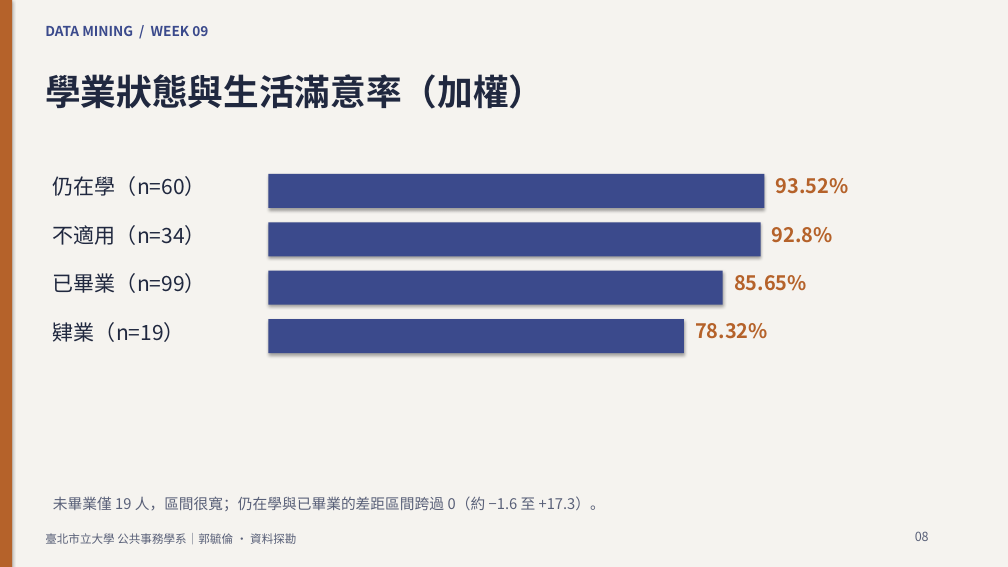
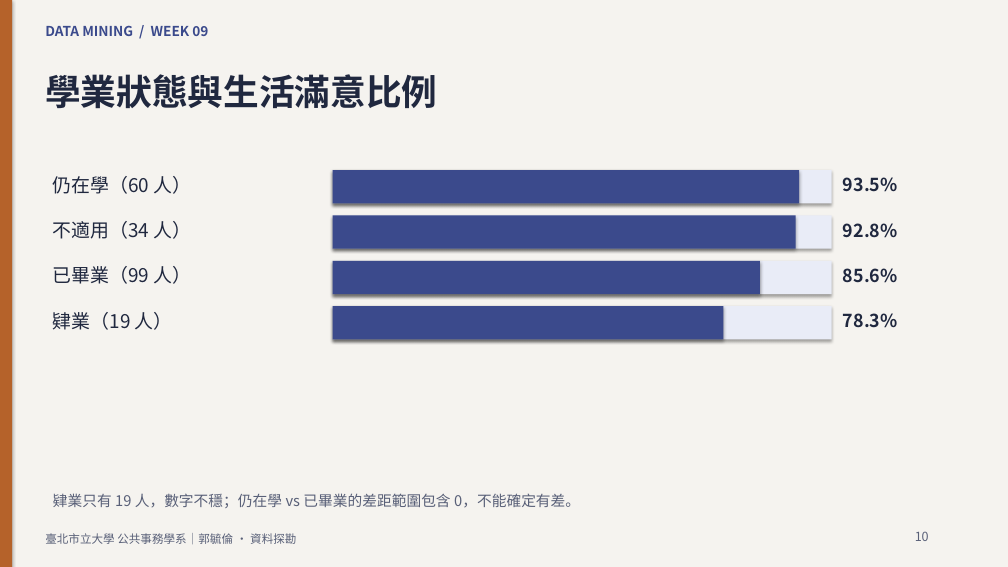
Before and after one commit to knut921/datamining-course, a slide deck: slide 10 of assets/slides/week09.pptx (slide 8 before the commit). Drawn at 1008x567 pixels with LibreOffice and Linux fonts; fonts in the diff are those of the drawing. Boxes give left, top, right and bottom in pixels: in the first picture for what was removed or moved away, otherwise in the second. Text is boxed around its words. In the diff, an @@ line names an element or a change of style, - is before the commit and + after.

```diff
--- a/assets/slides/week09.pptx
+++ b/assets/slides/week09.pptx
@@ text at bbox=[45, 74, 437, 109]: text changed @@
-學業狀態與生活滿意率（加權）
+學業狀態與生活滿意比例
@@ text at bbox=[53, 176, 192, 194]: text changed; size 20 to 18 pt @@
-仍在學（n=60）
+仍在學（60 人）
@@ rectangle: place and size @@
-rectangle at bbox=[268, 174, 765, 208]
+rectangle at bbox=[333, 170, 832, 203]
@@ rectangle at bbox=[333, 170, 832, 203]: fill #3B4A8C to #E9ECF7 @@
@@ rectangle added at bbox=[333, 170, 799, 203], fill #3B4A8C @@
@@ text at bbox=[843, 177, 898, 192]: text changed; size 19 to 17 pt; text colour #B5622A to #20283F @@
-93.52%
+93.5%
@@ text at bbox=[53, 221, 192, 239]: text changed; size 20 to 18 pt @@
-不適用（n=34）
+不適用（34 人）
@@ rectangle: place and size @@
-rectangle at bbox=[268, 222, 761, 256]
+rectangle at bbox=[333, 216, 796, 249]
@@ rectangle added at bbox=[333, 216, 832, 249], fill #E9ECF7 @@
@@ text "92.8%": place and size @@
-text "92.8%" at bbox=[772, 227, 833, 243]
+text "92.8%" at bbox=[843, 223, 898, 238]
@@ text "92.8%" at bbox=[843, 223, 898, 238]: size 19 to 17 pt, text colour #B5622A to #20283F @@
@@ text at bbox=[53, 266, 192, 284]: text changed; size 20 to 18 pt @@
-已畢業（n=99）
+已畢業（99 人）
@@ rectangle: place and size @@
-rectangle at bbox=[268, 319, 684, 353]
+rectangle at bbox=[333, 261, 760, 294]
@@ rectangle added at bbox=[333, 261, 832, 294], fill #E9ECF7 @@
@@ text at bbox=[843, 268, 898, 283]: text changed; size 19 to 17 pt; text colour #B5622A to #20283F @@
-85.65%
+85.6%
@@ text at bbox=[53, 312, 173, 330]: text changed; size 20 to 18 pt @@
-肄業（n=19）
+肄業（19 人）
@@ rectangle: place and size @@
-rectangle at bbox=[268, 271, 723, 305]
+rectangle at bbox=[333, 306, 724, 340]
@@ rectangle added at bbox=[333, 306, 832, 340], fill #E9ECF7 @@
@@ text at bbox=[843, 313, 898, 328]: text changed; size 19 to 17 pt; text colour #B5622A to #20283F @@
-78.32%
+78.3%
@@ text at bbox=[53, 493, 580, 508]: text changed @@
-未畢業僅 19 人，區間很寬；仍在學與已畢業的差距區間跨過 0（約 −1.6 至 +17.3）。
+肄業只有 19 人，數字不穩；仍在學 vs 已畢業的差距範圍包含 0，不能確定有差。
@@ text at bbox=[915, 531, 929, 541]: text changed @@
-08
+10
```
Also in this commit, not shown: 13 other slides changed, 2 slides added, 1 slide removed, 17 other files.
